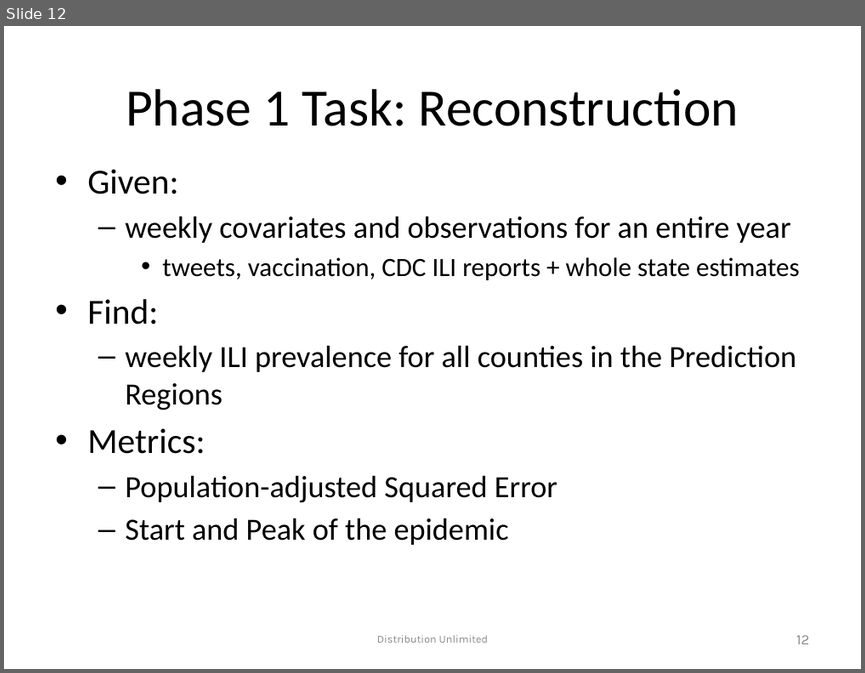
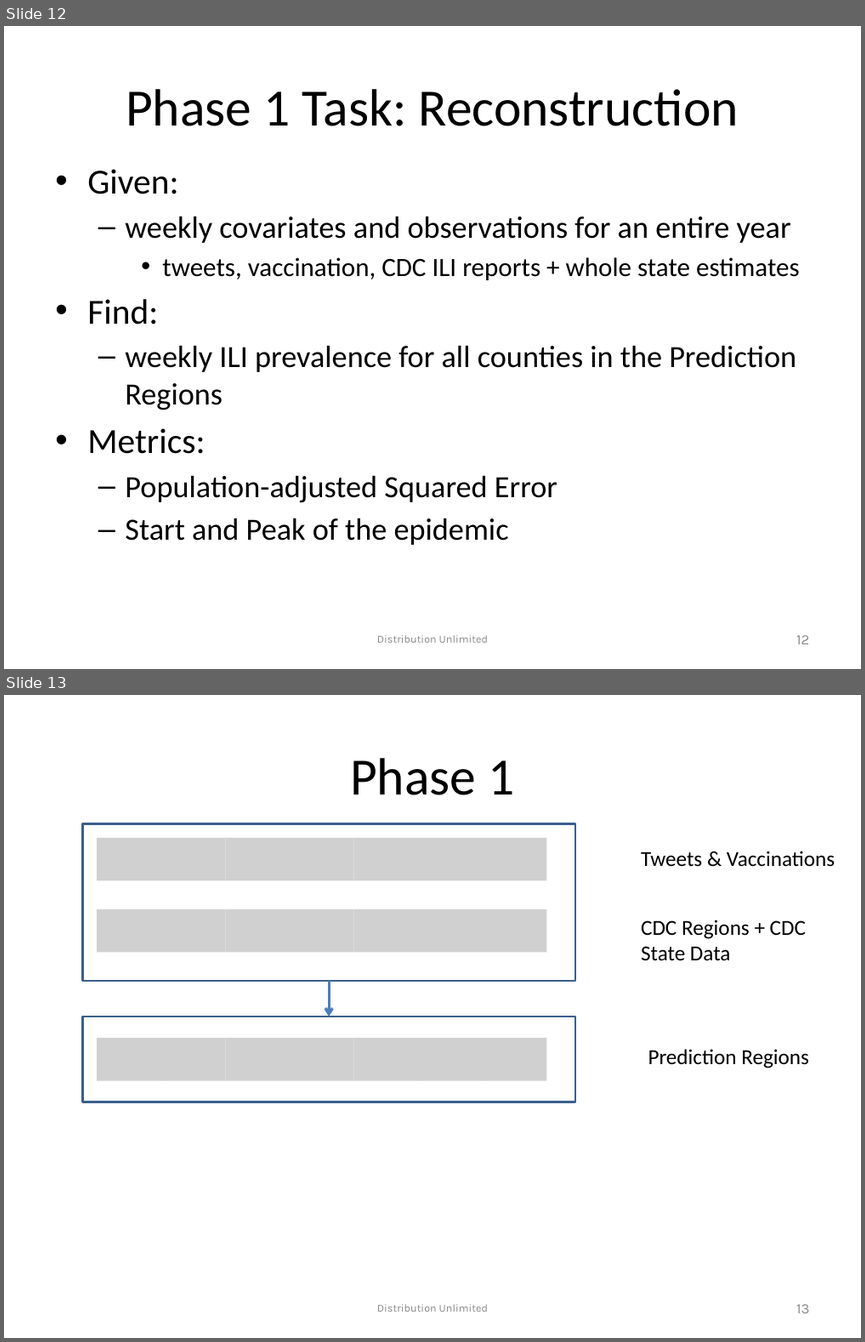
Before and after one commit to max-orhai/ppaml-cp7, a slide deck: problem_statement/Challenge Problem 7-v2.pptx. Shown one above the other, each under a label of ours: slide 12 before the commit, slides 12 and 13 after it. The pictures are 865x673 and 865x1342 pixels, drawn with LibreOffice and Linux fonts; fonts in the diff are those of the drawing; grey boxes stand for pictures; background and template pictures are left out. Boxes give left, top, right and bottom in pixels: in the first picture for what was removed or moved away, otherwise in the second. Text is boxed around its words. In the diff, an @@ line names an element or a change of style, - is before the commit and + after.

Commit message:
Added graphical picture of the two phases

```diff
--- a/problem_statement/Challenge Problem 7-v2.pptx
+++ b/problem_statement/Challenge Problem 7-v2.pptx
@@ slide 13 added at (4,695,861,1338), background #FFFFFF @@
@@ title added at (350,758,514,795), 44 pt, text #000000 @@
+Phase 1
@@ rectangle added at (83,823,575,981), outline #3A5F8C 2 pt @@
@@ picture added at (97,838,160,881) @@
@@ picture added at (160,838,225,881) @@
@@ picture added at (225,838,290,881) @@
@@ picture added at (290,838,353,881) @@
@@ picture added at (353,838,418,881) @@
@@ picture added at (418,838,482,881) @@
@@ picture added at (482,838,546,881) @@
@@ text added at (641,851,834,867), 18 pt, text #000000 @@
+Tweets & Vaccinations
@@ picture added at (97,909,160,952) @@
@@ picture added at (160,909,225,952) @@
@@ picture added at (225,909,290,952) @@
@@ picture added at (290,909,353,952) @@
@@ picture added at (353,909,418,952) @@
@@ picture added at (418,909,482,952) @@
@@ picture added at (482,909,546,952) @@
@@ text added at (641,919,806,960), 18 pt, text #000000 @@
+CDC Regions + CDC State Data
@@ arrow added from (329, 981) to (329, 1016), #4B7EBC 2.25 pt @@
@@ rectangle added at (83,1016,575,1102), outline #3A5F8C 2 pt @@
@@ picture added at (97,1038,160,1081) @@
@@ picture added at (160,1038,225,1081) @@
@@ picture added at (225,1038,290,1081) @@
@@ picture added at (290,1038,353,1081) @@
@@ picture added at (353,1038,418,1081) @@
@@ picture added at (418,1038,482,1081) @@
@@ picture added at (482,1038,546,1081) @@
@@ text added at (648,1049,809,1068), 18 pt, text #000000 @@
+Prediction Regions
@@ text added at (377,1304,488,1311), 9 pt, text #898989 @@
+Distribution Unlimited
@@ page number added at (796,1304,809,1313), 12 pt, text #898989 @@
+13
```
Also in this commit, not shown: 1 other slide added, 1 other file.
